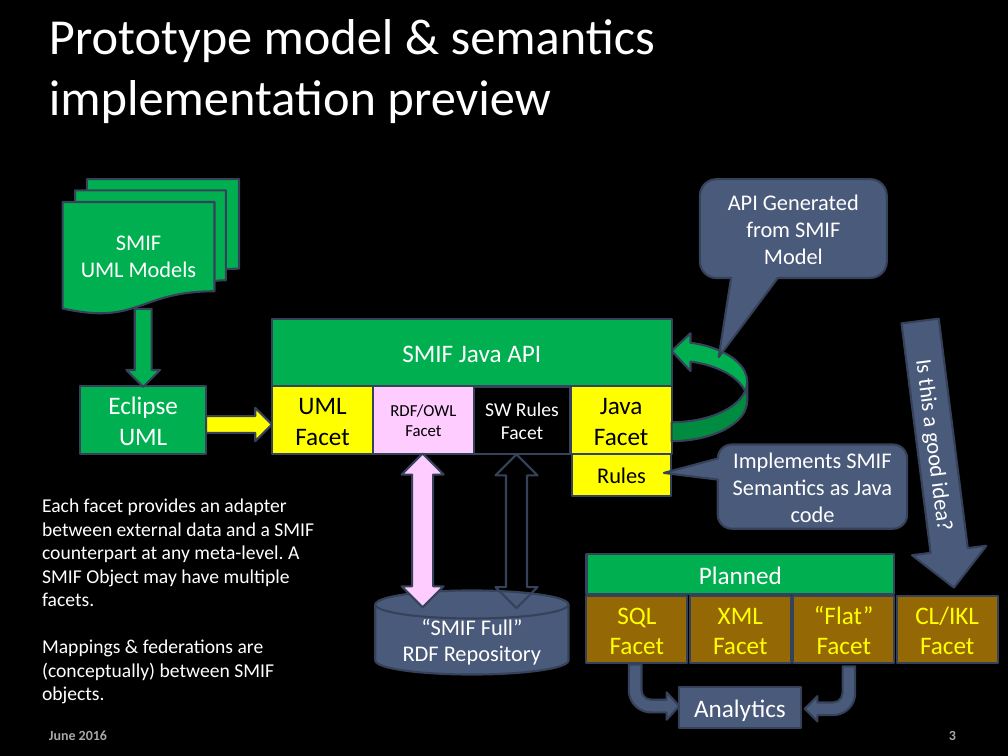
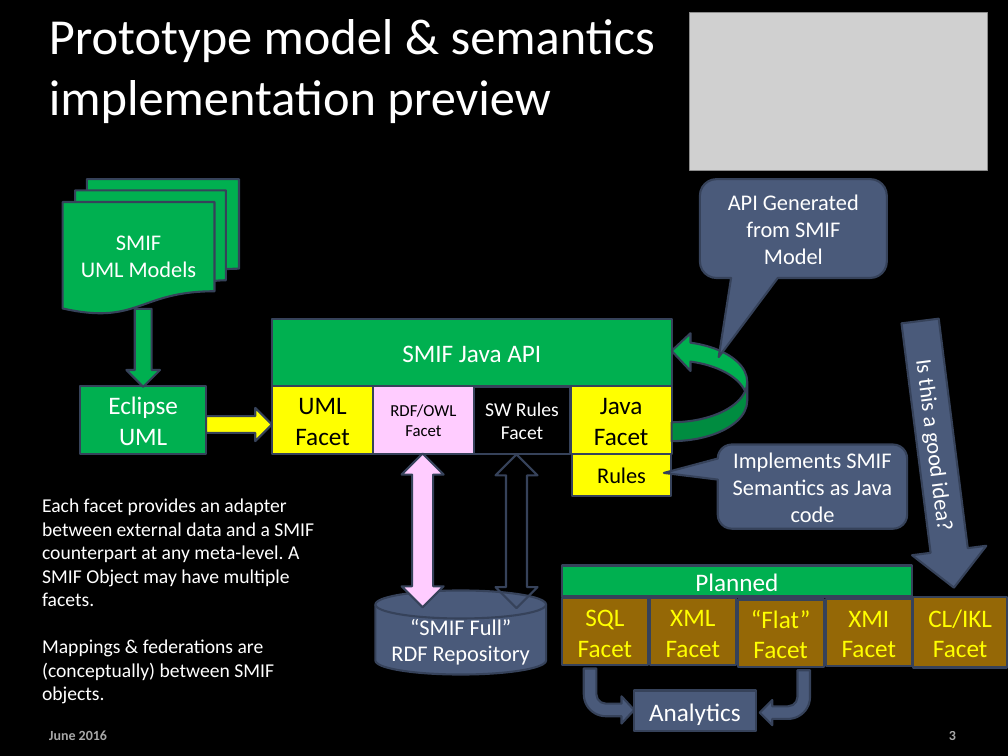
Before and after one commit to ModelDriven/SIMF, a slide deck: slide 3 of Presentations/SIMF_OMG_201709.pptx. Drawn at 1008x756 pixels with LibreOffice and Linux fonts; fonts in the diff are those of the drawing; grey boxes stand for pictures; background and template pictures are left out. Boxes give left, top, right and bottom in pixels: in the first picture for what was removed or moved away, otherwise in the second. Text is boxed around its words. In the diff, an @@ line names an element or a change of style, - is before the commit and + after.

```diff
--- a/Presentations/SIMF_OMG_201709.pptx
+++ b/Presentations/SIMF_OMG_201709.pptx
@@ picture added at bbox=[689, 13, 987, 170] @@
@@ rectangle "Planned": place and size @@
-rectangle "Planned" at bbox=[587, 554, 894, 594]
+rectangle "Planned" at bbox=[562, 565, 912, 597]
@@ cylinder "“SMIF Full”": place and size @@
-cylinder "“SMIF Full”" at bbox=[375, 591, 569, 674]
+cylinder "“SMIF Full”" at bbox=[375, 591, 545, 674]
@@ rectangle "SQL": place and size @@
-rectangle "SQL" at bbox=[587, 596, 687, 663]
+rectangle "SQL" at bbox=[562, 598, 648, 665]
@@ rectangle "XML": place and size @@
-rectangle "XML" at bbox=[689, 596, 790, 663]
+rectangle "XML" at bbox=[650, 598, 736, 665]
@@ rectangle added at bbox=[826, 599, 911, 666], fill #956806, outline #37435A 1.5 pt, 18 pt, text #FFFF00 @@
+XMI
+Facet
@@ rectangle "CL/IKL": place and size @@
-rectangle "CL/IKL" at bbox=[897, 596, 998, 663]
+rectangle "CL/IKL" at bbox=[913, 597, 1007, 667]
@@ rectangle "“Flat”": place and size @@
-rectangle "“Flat”" at bbox=[793, 596, 894, 663]
+rectangle "“Flat”" at bbox=[738, 600, 824, 667]
@@ 2 bent arrows, 1 rectangle: place and size @@
-2 bent arrows, 1 rectangle at bbox=[629, 664, 855, 728]
+2 bent arrows, 1 rectangle at bbox=[584, 668, 810, 732]
```
Also in this commit, not shown: 1 other slide changed.
